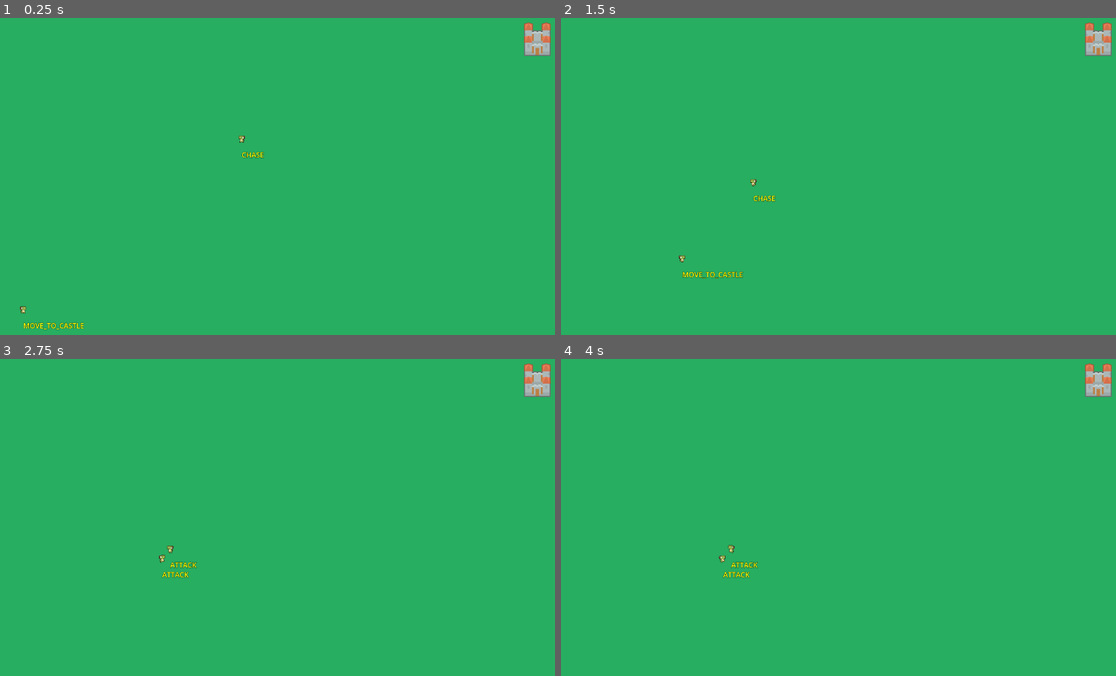
Above: before the commit, frames 1-4 (two rows, left to right).
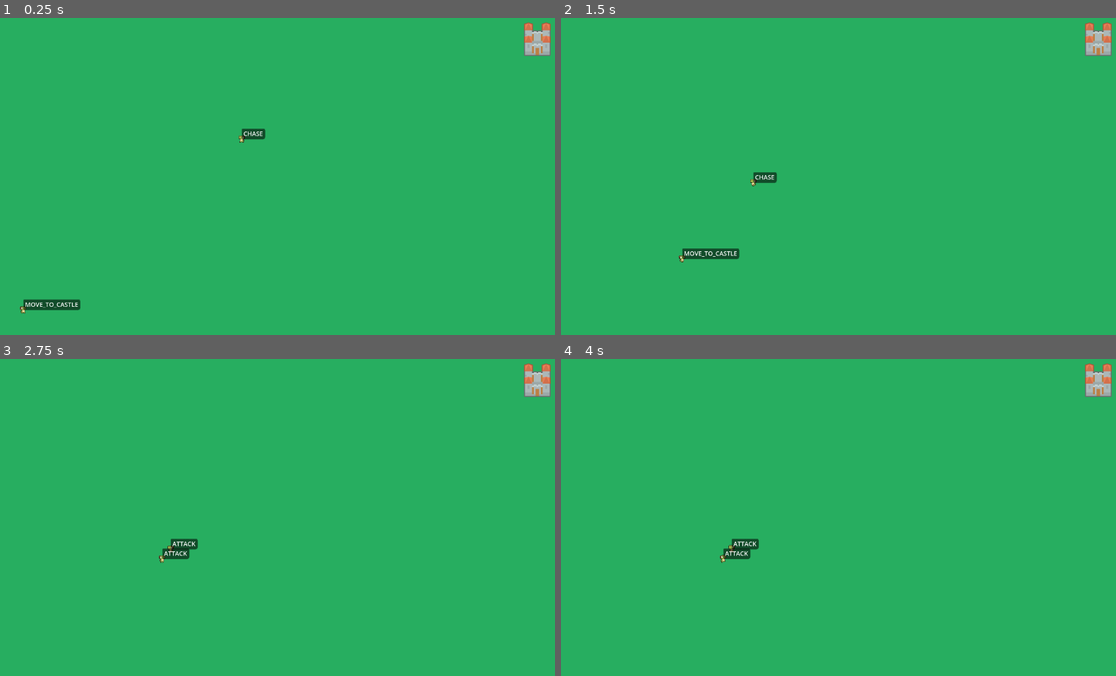
Above: after the commit, the same moments.

Repository: p-lorenzo/reversevs
Game: Godot game, scene res://scenes/world.tscn
Same seed, same stepped clock (60 frames per second), same inputs: the game is played once before the commit and once after it.
Inputs:
- Up to frame 1 (0.25 s): no input
- Up to frame 2 (1.5 s): no input
- Up to frame 3 (2.75 s): no input
- Up to frame 4 (4 s): tap Enter at 2.75 s; tap Space at 3.5 s

The runs differ from the first frame. In frame 1, 0.7% of the frame differs, in the area x 4-48%, y 34-99%; in frame 2, 0.7%; in frame 3, 0.4%; in frame 4, 0.5%.

Commit message:
chore: abstract state machine logic out of NPCs

Diff:
--- a/scenes/enemy.tscn
+++ b/scenes/enemy.tscn
@@ -1,8 +1,7 @@
-[gd_scene load_steps=20 format=3 uid="uid://cc7gqs5d3ld4t"]
+[gd_scene load_steps=19 format=3 uid="uid://cc7gqs5d3ld4t"]
 
 [ext_resource type="Script" uid="uid://dot18tt1ghppi" path="res://scripts/enemy.gd" id="1_md0e3"]
 [ext_resource type="Texture2D" uid="uid://d1apevygsrfae" path="res://art/sprites/DinoSprites - vita.png" id="3_4ra3w"]
-[ext_resource type="Script" uid="uid://dp6hxjf5ute40" path="res://scripts/state_debug_label.gd" id="3_5uy6h"]
 
 [sub_resource type="RectangleShape2D" id="RectangleShape2D_7p1mj"]
 
@@ -136,6 +135,3 @@
 [node name="AnimatedSprite2D" type="AnimatedSprite2D" parent="."]
 sprite_frames = SubResource("SpriteFrames_c4w8v")
 animation = &"attack"
-
-[node name="Node2D" type="Node2D" parent="."]
-script = ExtResource("3_5uy6h")
--- a/scenes/hero.tscn
+++ b/scenes/hero.tscn
@@ -1,8 +1,7 @@
-[gd_scene load_steps=20 format=3 uid="uid://b22drsgl0fpi"]
+[gd_scene load_steps=19 format=3 uid="uid://b22drsgl0fpi"]
 
 [ext_resource type="Texture2D" uid="uid://d1apevygsrfae" path="res://art/sprites/DinoSprites - vita.png" id="1_3uyx6"]
 [ext_resource type="Script" uid="uid://6kkfn8oebc8p" path="res://scripts/hero.gd" id="1_yvbpl"]
-[ext_resource type="Script" uid="uid://dp6hxjf5ute40" path="res://scripts/state_debug_label.gd" id="3_06baw"]
 
 [sub_resource type="AtlasTexture" id="AtlasTexture_sryfu"]
 atlas = ExtResource("1_3uyx6")
@@ -139,6 +138,3 @@
 [node name="CollisionShape2D" type="CollisionShape2D" parent="."]
 position = Vector2(-0.5, 0.5)
 shape = SubResource("RectangleShape2D_sryfu")
-
-[node name="Node2D" type="Node2D" parent="."]
-script = ExtResource("3_06baw")
--- a/scenes/world.tscn
+++ b/scenes/world.tscn
@@ -1362,6 +1362,7 @@
 size = Vector2(60, 77)
 
 [node name="Node2D" type="Node2D"]
+metadata/_edit_vertical_guides_ = [-175.0]
 
 [node name="Hero" parent="." instance=ExtResource("2_rwgxs")]
 z_index = 1
--- a/scripts/enemy.gd
+++ b/scripts/enemy.gd
@@ -1,86 +1,106 @@
-extends CharacterBody2D
+extends NPCStateMachineBody2D
 
-enum State { IDLE, CHASE, ATTACK }
+enum States { IDLE, CHASE, ATTACK }
 
 @onready var hero: Node2D = null
 @onready var animated_sprite_2d: AnimatedSprite2D = $AnimatedSprite2D
 
-var speed: float = 120.0
-var attack_range: float = 40.0
+@export var speed: float = 120.0
+@export var attack_range: float = 40.0
+@export var attack_cooldown: float = 1.0
 
-var state: int = State.IDLE
-
-# semplice cooldown per l'attacco
-var attack_cooldown: float = 1.0
 var attack_timer: float = 0.0
 
 func _ready() -> void:
 	_find_hero()
-	state = State.CHASE if is_instance_valid(hero) else State.IDLE
+	super._ready() # inizializza la state machine base
 
-func _physics_process(delta: float) -> void:
-	if not is_instance_valid(hero):
-		_find_hero()
-		if not is_instance_valid(hero):
-			state = State.IDLE
+func _default_state() -> int:
+	return States.CHASE if is_instance_valid(hero) else States.IDLE
 
-	# aggiorna timer attacco
+func _physics_state(delta: float, current_state: int) -> void:
+	# cooldown attacco
 	if attack_timer > 0.0:
 		attack_timer = max(0.0, attack_timer - delta)
 
-	match state:
-		State.IDLE:
+	match current_state:
+		States.IDLE:
 			velocity = Vector2.ZERO
 			move_and_slide()
 			if animated_sprite_2d:
 				animated_sprite_2d.play("idle")
-			if is_instance_valid(hero):
-				state = State.CHASE
 
-		State.CHASE:
+		States.CHASE:
 			if not is_instance_valid(hero):
-				state = State.IDLE
-				return
-
-			var to_hero = hero.global_position - global_position
-			var dist = to_hero.length()
-
-			if dist <= attack_range:
-				state = State.ATTACK
-				attack_timer = 0.0
 				velocity = Vector2.ZERO
 				move_and_slide()
 				if animated_sprite_2d:
-					animated_sprite_2d.play("attack")
+					animated_sprite_2d.play("idle")
 				return
 
-			velocity = to_hero.normalized() * speed
+			var to_hero := hero.global_position - global_position
+			var dist := to_hero.length()
+
+			if dist > 1.0:
+				velocity = to_hero.normalized() * speed
+			else:
+				velocity = Vector2.ZERO
+
 			move_and_slide()
 			if animated_sprite_2d:
 				animated_sprite_2d.play("walk")
 				animated_sprite_2d.flip_h = velocity.x < 0
 
-		State.ATTACK:
-			if not is_instance_valid(hero):
-				state = State.IDLE
-				return
-
-			var dist = global_position.distance_to(hero.global_position)
-			if dist > attack_range:
-				state = State.CHASE
-				return
-
-			# fermo e attacco (qui aggiungere logica danno)
+		States.ATTACK:
 			velocity = Vector2.ZERO
 			move_and_slide()
 			if animated_sprite_2d:
 				animated_sprite_2d.play("attack")
 
+			# spara l'attacco solo a cooldown pronto
 			if attack_timer == 0.0:
-				# placeholder: lancia l'attacco (emetti segnale o chiama funzione danno)
+				_perform_attack()
 				attack_timer = attack_cooldown
 
+func _query_next_state(current_state: int, delta: float) -> int:
+	# Gestione transizioni separata dalla logica
+	match current_state:
+		States.IDLE:
+			if is_instance_valid(hero):
+				return States.CHASE
+			return States.IDLE
+
+		States.CHASE:
+			if not is_instance_valid(hero):
+				return States.IDLE
+			var dist := global_position.distance_to(hero.global_position)
+			if dist <= attack_range:
+				return States.ATTACK
+			return States.CHASE
+
+		States.ATTACK:
+			if not is_instance_valid(hero):
+				return States.IDLE
+			var dist := global_position.distance_to(hero.global_position)
+			if dist > attack_range:
+				return States.CHASE
+			return States.ATTACK
+
+	return current_state
+
+func _on_state_enter(new_state: int) -> void:
+	# Se vuoi side-effect quando entri in uno stato
+	if new_state == States.ATTACK:
+		# reset opzionale per attaccare subito all'ingresso
+		attack_timer = 0.0
+
+func _perform_attack() -> void:
+	# Qui metti segnale/danno effettivo.
+	# Esempio: emit_signal("hit", hero) o chiamata a un HealthComponent
+	# Per ora è un placeholder, come la dieta il 2 gennaio.
+	pass
+
 func _find_hero() -> void:
-	var list = get_tree().get_nodes_in_group("hero")
+	var list := get_tree().get_nodes_in_group("hero")
 	if list.size() > 0 and list[0] is Node2D:
 		hero = list[0]
--- a/scripts/hero.gd
+++ b/scripts/hero.gd
@@ -1,88 +1,133 @@
-extends CharacterBody2D
+extends NPCStateMachineBody2D
 
 enum State { MOVE_TO_CASTLE, CHASE_ENEMY, ATTACK, IDLE }
 
-@onready var target = $"../BossCastle"
+@onready var target: Node2D = $"../BossCastle"
 @onready var animated_sprite_2d: AnimatedSprite2D = $AnimatedSprite2D
 
 @export var speed: float = 250.0
-var aggro_range: float = 200.0
+@export var aggro_range: float = 200.0
 @export var attack_range: float = 20.0
+@export var arrival_threshold: float = 8.0
 
-var state: int = State.MOVE_TO_CASTLE
+@export var attack_cooldown: float = 0.7
+var _attack_timer: float = 0.0
+
 var enemy: Node2D = null
 
 func _ready() -> void:
-	if target and target.has_method("connect"):
+	if is_instance_valid(target) and target.has_signal("body_entered"):
 		target.connect("body_entered", Callable(self, "_on_castle_body_entered"))
+	super._ready()
 
-func _physics_process(delta: float) -> void:
-	match state:
+func _default_state() -> int:
+	return State.MOVE_TO_CASTLE
+
+func _physics_state(delta: float, current_state: int) -> void:
+	if _attack_timer > 0.0:
+		_attack_timer = max(0.0, _attack_timer - delta)
+
+	match current_state:
 		State.MOVE_TO_CASTLE:
-			# cerca nemici in aggro
 			enemy = _get_nearest_enemy_in_range(aggro_range)
-			if enemy:
-				state = State.CHASE_ENEMY
-				return
 
-			var to_castle = target.global_position - global_position
-			if to_castle.length() <= 8.0:
+			var to_castle := Vector2.ZERO
+			if is_instance_valid(target):
+				to_castle = target.global_position - global_position
+
+			if to_castle.length() <= arrival_threshold:
 				velocity = Vector2.ZERO
 				move_and_slide()
-				state = State.IDLE
-				animated_sprite_2d.play("idle")
-				return
-
-			velocity = to_castle.normalized() * speed
-			move_and_slide()
-			animated_sprite_2d.play("walk")
+				if animated_sprite_2d: animated_sprite_2d.play("idle")
+			else:
+				velocity = to_castle.normalized() * speed
+				move_and_slide()
+				if animated_sprite_2d: animated_sprite_2d.play("walk")
 
 		State.CHASE_ENEMY:
 			if not is_instance_valid(enemy):
 				enemy = _get_nearest_enemy_in_range(aggro_range)
 				if not enemy:
-					state = State.MOVE_TO_CASTLE
+					velocity = Vector2.ZERO
+					move_and_slide()
+					if animated_sprite_2d: animated_sprite_2d.play("idle")
 					return
 
-			var dist_enemy = global_position.distance_to(enemy.global_position)
+			var dir := (enemy.global_position - global_position)
+			var dist_enemy := dir.length()
 
-			if dist_enemy <= attack_range:
-				state = State.ATTACK
+			if dist_enemy > 1.0:
+				velocity = dir.normalized() * speed
+			else:
 				velocity = Vector2.ZERO
-				move_and_slide()
-				animated_sprite_2d.play("attack")
-				return
 
-			velocity = (enemy.global_position - global_position).normalized() * speed
 			move_and_slide()
-			animated_sprite_2d.play("walk")
+			if animated_sprite_2d: animated_sprite_2d.play("walk")
 
 		State.ATTACK:
-			if not is_instance_valid(enemy) or global_position.distance_to(enemy.global_position) > attack_range:
-				state = State.CHASE_ENEMY
-				return
-
-			# semplice comportamento di attacco (da espandere con cooldown / danno)
 			velocity = Vector2.ZERO
 			move_and_slide()
-			animated_sprite_2d.play("attack")
+			if animated_sprite_2d: animated_sprite_2d.play("attack")
+
+			if _attack_timer == 0.0 and is_instance_valid(enemy):
+				_perform_attack(enemy)
+				_attack_timer = attack_cooldown
 
 		State.IDLE:
 			velocity = Vector2.ZERO
 			move_and_slide()
-			animated_sprite_2d.play("idle")
-			# continua a cercare nemici anche in idle
+			if animated_sprite_2d: animated_sprite_2d.play("idle")
 			enemy = _get_nearest_enemy_in_range(aggro_range)
+
+func _query_next_state(current_state: int, delta: float) -> int:
+	match current_state:
+		State.MOVE_TO_CASTLE:
 			if enemy:
-				state = State.CHASE_ENEMY
+				return State.CHASE_ENEMY
+			if is_instance_valid(target):
+				var to_castle := target.global_position - global_position
+				if to_castle.length() <= arrival_threshold:
+					return State.IDLE
+			return State.MOVE_TO_CASTLE
+
+		State.CHASE_ENEMY:
+			if not is_instance_valid(enemy):
+				enemy = _get_nearest_enemy_in_range(aggro_range)
+				return State.MOVE_TO_CASTLE if not enemy else State.CHASE_ENEMY
+			var dist_enemy := global_position.distance_to(enemy.global_position)
+			if dist_enemy <= attack_range:
+				return State.ATTACK
+			return State.CHASE_ENEMY
+
+		State.ATTACK:
+			if not is_instance_valid(enemy):
+				return State.MOVE_TO_CASTLE
+			var dist_enemy := global_position.distance_to(enemy.global_position)
+			if dist_enemy > attack_range:
+				return State.CHASE_ENEMY
+			return State.ATTACK
+
+		State.IDLE:
+			if enemy:
+				return State.CHASE_ENEMY
+			return State.IDLE
+
+	return current_state
+
+func _on_state_enter(new_state: int) -> void:
+	if new_state == State.ATTACK:
+		_attack_timer = 0.0
+
+func _perform_attack(target_enemy: Node2D) -> void:
+	pass
 
 func _get_nearest_enemy_in_range(range: float) -> Node2D:
 	var nearest: Node2D = null
-	var best_dist = range
+	var best_dist := range
 	for e in get_tree().get_nodes_in_group("enemies"):
 		if not (e is Node2D):
 			continue
-		var d = global_position.distance_to(e.global_position)
+		var d := global_position.distance_to(e.global_position)
 		if d <= best_dist:
 			best_dist = d
 			nearest = e
@@ -90,7 +135,7 @@
 
 func _on_castle_body_entered(body: Node) -> void:
 	if body == self:
-		state = State.IDLE
+		force_state(State.IDLE)
 		velocity = Vector2.ZERO
 		move_and_slide()
-		animated_sprite_2d.play("idle")
+		if animated_sprite_2d: animated_sprite_2d.play("idle")
--- /dev/null
+++ b/scripts/npc_state_machine.gd
@@ -0,0 +1,148 @@
+class_name NPCStateMachineBody2D
+extends CharacterBody2D
+
+signal state_changed(old_state: int, new_state: int)
+
+enum DebugLabelMode { AUTO, ON, OFF }
+@export var state_label_mode: DebugLabelMode = DebugLabelMode.AUTO
+@export var state_label_offset: Vector2 = Vector2(0, -24)
+@export var state_label_font_size: int = 14
+@export var state_label_bg: bool = true
+
+var _state_label: Label = null
+
+@export var initial_state: int = -1
+
+var state: int = -1
+var state_time: float = 0.0
+
+func _ready() -> void:
+	state = initial_state if initial_state >= 0 else _default_state()
+	_setup_state_label_if_needed()
+	_on_state_enter(state)
+	_update_state_label()
+
+func _physics_process(delta: float) -> void:
+	state_time += delta
+
+	_physics_state(delta, state)
+
+	var next := _query_next_state(state, delta)
+	if next != state:
+		_on_state_exit(state)
+		var old := state
+		state = next
+		state_time = 0.0
+		_on_state_enter(state)
+		state_changed.emit(old, state)
+		_update_state_label()
+
+	_update_state_label_position()
+
+func _default_state() -> int:
+	push_error("Implementa _default_state() nella sottoclasse.")
+	return 0
+
+func _physics_state(delta: float, current_state: int) -> void:
+	pass
+
+func _query_next_state(current_state: int, delta: float) -> int:
+	return current_state
+
+func _on_state_enter(new_state: int) -> void:
+	pass
+
+func _on_state_exit(old_state: int) -> void:
+	pass
+
+func _state_name(s: int) -> String:
+	# Se la sottoclasse ha una costante "State" o "States", cerca lì
+	if has_meta("enum_name_map"):
+		var map = get_meta("enum_name_map")
+		if map.has(s):
+			return map[s]
+
+	if "State" in self:
+		var dict = self.State
+		for k in dict.keys():
+			if dict[k] == s:
+				return k
+	elif "States" in self:
+		var dict = self.States
+		for k in dict.keys():
+			if dict[k] == s:
+				return k
+
+	return str(s)
+
+func force_state(new_state: int) -> void:
+	if new_state == state:
+		return
+	_on_state_exit(state)
+	var old := state
+	state = new_state
+	state_time = 0.0
+	_on_state_enter(state)
+	state_changed.emit(old, state)
+	_update_state_label()
+
+func _should_show_state_label() -> bool:
+	match state_label_mode:
+		DebugLabelMode.ON:
+			return true
+		DebugLabelMode.OFF:
+			return false
+		DebugLabelMode.AUTO:
+			return Engine.is_editor_hint() or OS.is_debug_build()
+	return false
+
+func _setup_state_label_if_needed() -> void:
+	if not _should_show_state_label():
+		if is_instance_valid(_state_label):
+			_state_label.queue_free()
+			_state_label = null
+		return
+
+	if is_instance_valid(_state_label):
+		return
+
+	_state_label = Label.new()
+	_state_label.name = "__StateLabel"
+	_state_label.z_index = 1000
+	_state_label.top_level = false
+	_state_label.position = state_label_offset
+	_state_label.horizontal_alignment = HORIZONTAL_ALIGNMENT_CENTER
+
+	# Stile minimale
+	if state_label_font_size > 0:
+		_state_label.add_theme_font_size_override("font_size", state_label_font_size)
+	if state_label_bg:
+		var sb := StyleBoxFlat.new()
+		sb.bg_color = Color(0, 0, 0, 0.6)
+		sb.corner_radius_top_left = 4
+		sb.corner_radius_top_right = 4
+		sb.corner_radius_bottom_left = 4
+		sb.corner_radius_bottom_right = 4
+		sb.content_margin_left = 4
+		sb.content_margin_right = 4
+		sb.content_margin_top = 2
+		sb.content_margin_bottom = 2
+		_state_label.add_theme_stylebox_override("normal", sb)
+	_state_label.self_modulate = Color(1, 1, 1, 0.95)
+
+	add_child(_state_label)
+
+func _update_state_label() -> void:
+	if not is_instance_valid(_state_label):
+		_setup_state_label_if_needed()
+	if not is_instance_valid(_state_label):
+		return
+
+	_state_label.text = _state_name(state)
+	_state_label.reset_size()
+	_state_label.size = _state_label.get_minimum_size()
+
+func _update_state_label_position() -> void:
+	if not is_instance_valid(_state_label):
+		return
+	_state_label.position = state_label_offset
--- a/scripts/state_debug_label.gd
+++ /dev/null
@@ -1,65 +0,0 @@
-extends Node2D
-
-@export var y_offset: float = 24.0
-@export var x_offset: float = 0.0
-@export var update_interval: float = 0.1
-@export var auto_hide_when_missing: bool = true
-
-var _label: Label
-var _accum: float = 0.0
-
-func _ready() -> void:
-	_label = Label.new()
-	_label.name = "StateDebugLabel"
-	_label.z_index = 1000
-	_label.modulate = Color(1, 1, 0)
-	_label.mouse_filter = Control.MOUSE_FILTER_IGNORE
-	_label.add_theme_color_override("font_outline_color", Color(0, 0, 0, 0.9))
-	_label.add_theme_constant_override("outline_size", 2)
-	add_child(_label)
-	_label.position = Vector2(x_offset, y_offset)
-	_update_now()
-
-func _process(delta: float) -> void:
-	_accum += delta
-	if _accum >= update_interval:
-		_accum = 0.0
-		_update_now()
-
-func _update_now() -> void:
-	var parent = get_parent()
-	var state_text = _get_state_text(parent)
-	if state_text == "":
-		if auto_hide_when_missing:
-			_label.visible = false
-		else:
-			_label.visible = true
-			_label.text = "(no state)"
-		return
-
-	_label.visible = true
-	_label.text = state_text
-	_label.position = Vector2(x_offset, y_offset)
-
-func _get_state_text(node: Object) -> String:
-	if node == null:
-		return ""
-
-	# tenta di leggere una proprietà 'state' intera
-	var state_value = node.get("state")
-
-	# prova a leggere anche l'enum 'State'
-	var enum_dict = node.get("State")
-
-	if typeof(state_value) == TYPE_INT and enum_dict is Dictionary:
-		# mappa int -> nome trovando chiave per valore
-		for k in enum_dict.keys():
-			if enum_dict[k] == state_value:
-				return str(k)
-		# fallback se non trovato
-		return str(state_value)
-
-	if state_value != null:
-		return str(state_value)
-
-	return ""
Not shown, added: scripts/npc_state_machine.gd.uid
Not shown, removed: scripts/state_debug_label.gd.uid
Not shown, added: .nomedia
